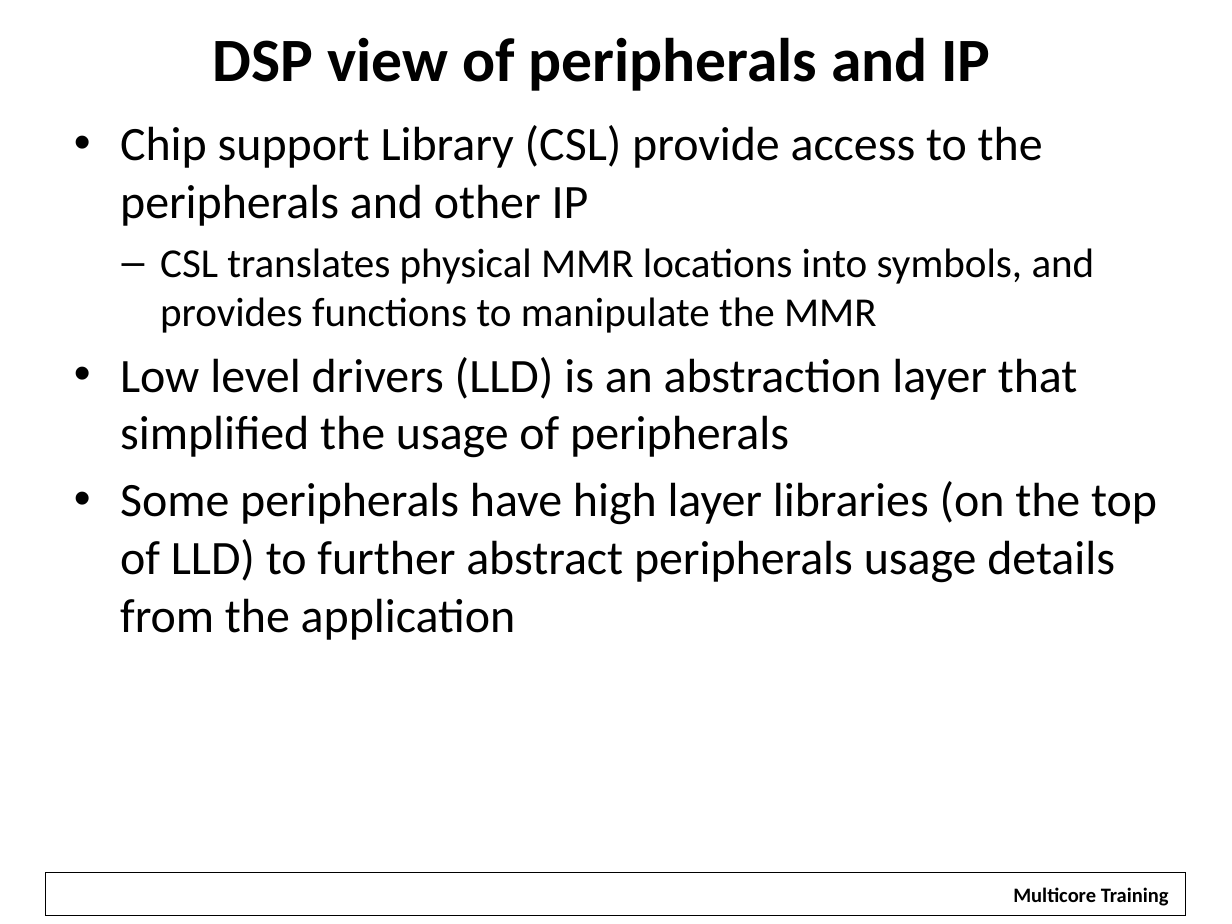
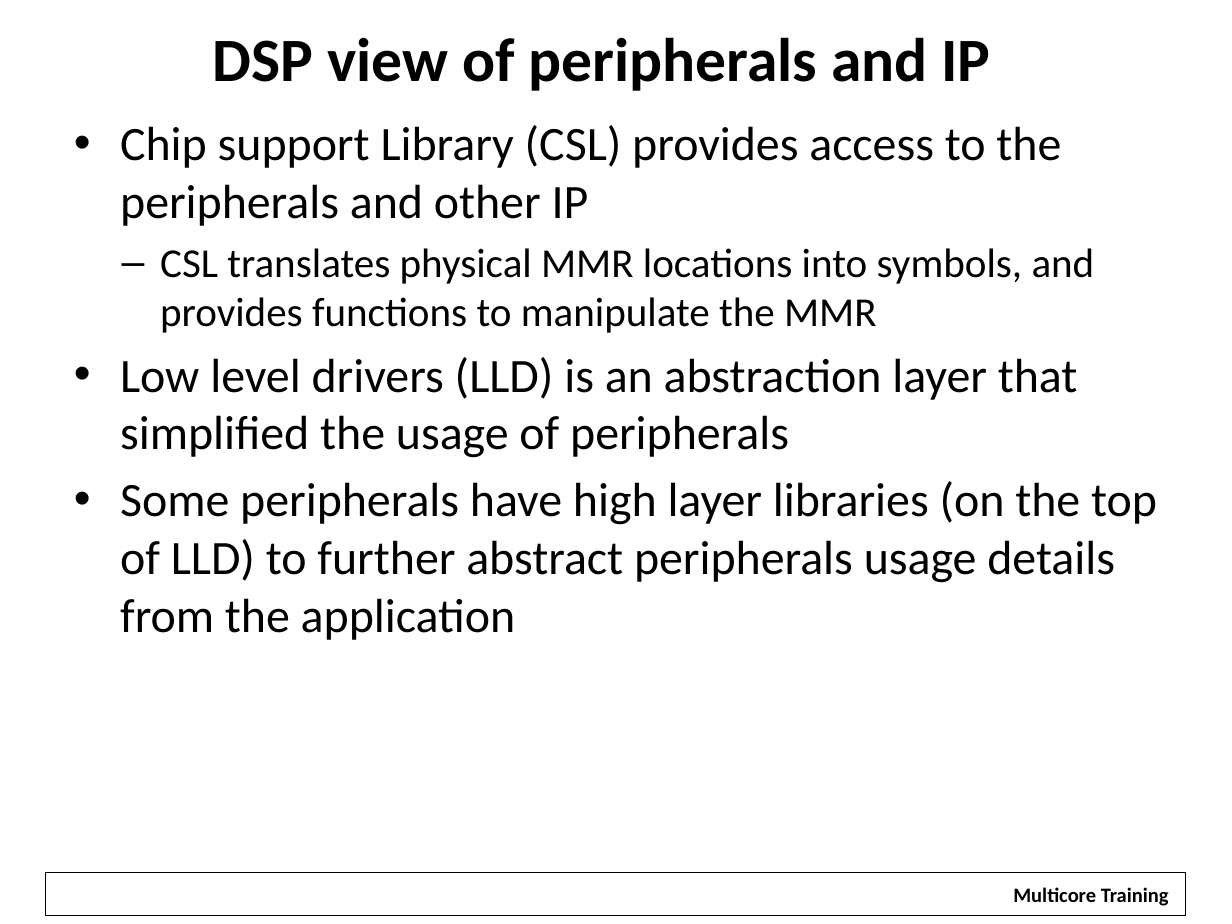
Before and after one commit to hari1989/keystone-workshop, a slide deck: slide 4 of preliminary/Working/presentations/KeyStoneArmDspWorkingTogether.pptx. Drawn at 1232x924 pixels with LibreOffice and Linux fonts; fonts in the diff are those of the drawing; background and template pictures are left out. Boxes give left, top, right and bottom in pixels: in the first picture for what was removed or moved away, otherwise in the second. Text is boxed around its words. In the diff, an @@ line names an element or a change of style, - is before the commit and + after.

```diff
--- a/preliminary/Working/presentations/KeyStoneArmDspWorkingTogether.pptx
+++ b/preliminary/Working/presentations/KeyStoneArmDspWorkingTogether.pptx
@@ text at (120,125,1061,226): text changed @@
-• Chip support Library (CSL) provide access to the peripherals and other IP
+• Chip support Library (CSL) provides access to the peripherals and other IP
```
Also in this commit, not shown: 20 other slides changed, 8 slides added, 2 slides removed.
